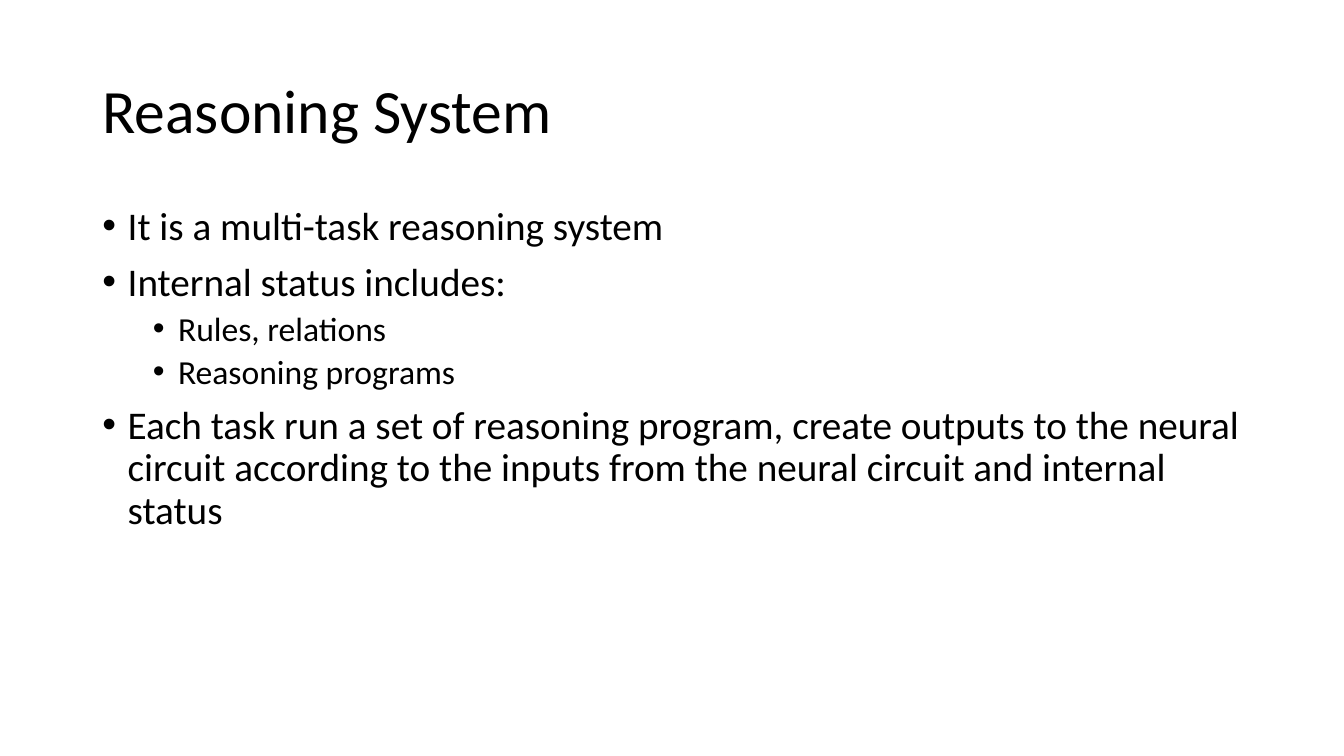
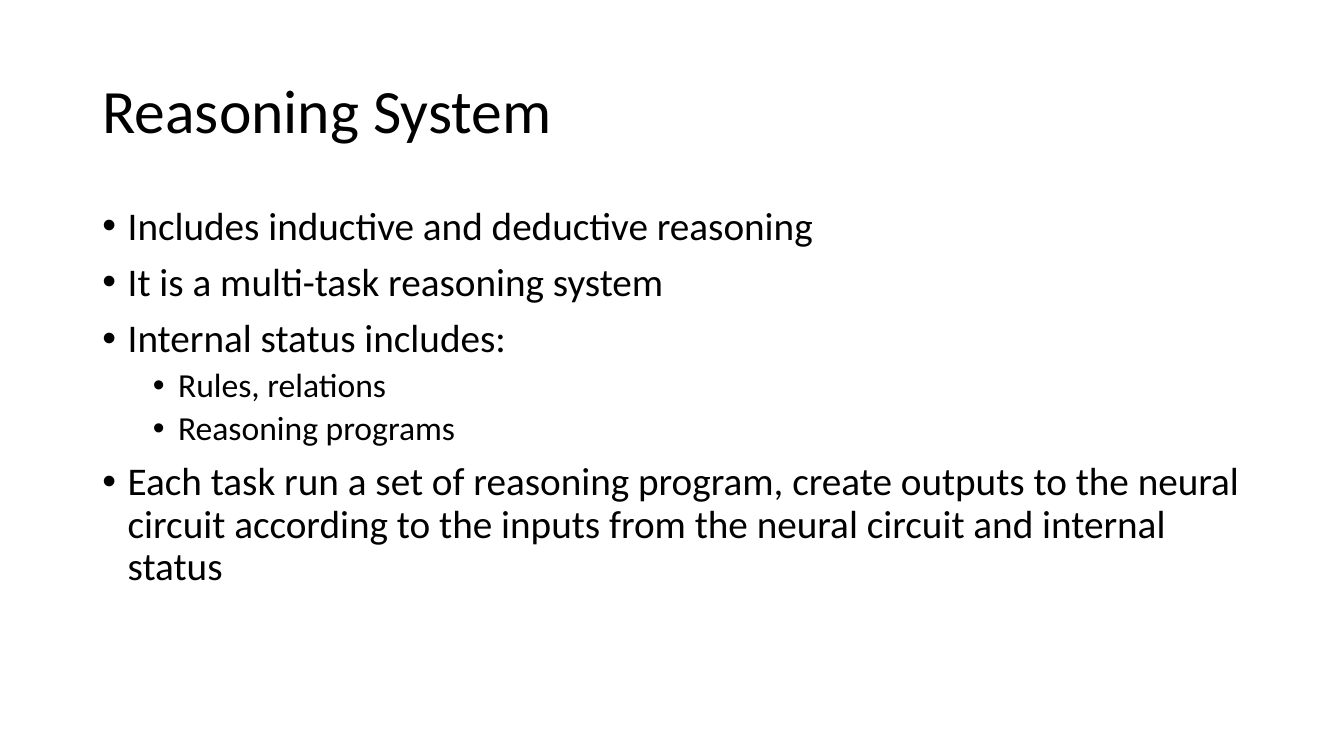
Before and after one commit to Josezs/NeuroCurrent, a slide deck: slide 9 of NeuroCurrent Architecture Specs.pptx. Drawn at 1344x756 pixels with LibreOffice and Linux fonts; fonts in the diff are those of the drawing. Boxes give left, top, right and bottom in pixels: in the first picture for what was removed or moved away, otherwise in the second. Text is boxed around its words. In the diff, an @@ line names an element or a change of style, - is before the commit and + after.

Commit message:
NeuroCurrent Architecture
Add descriptions about "object orientator" and "inductive and deductive
reasoning"

```diff
--- a/NeuroCurrent Architecture Specs.pptx
+++ b/NeuroCurrent Architecture Specs.pptx
@@ text at box(128, 212, 813, 247): paragraph added @@
+• Includes inductive and deductive reasoning
```
Also in this commit, not shown: 1 other slide changed.
